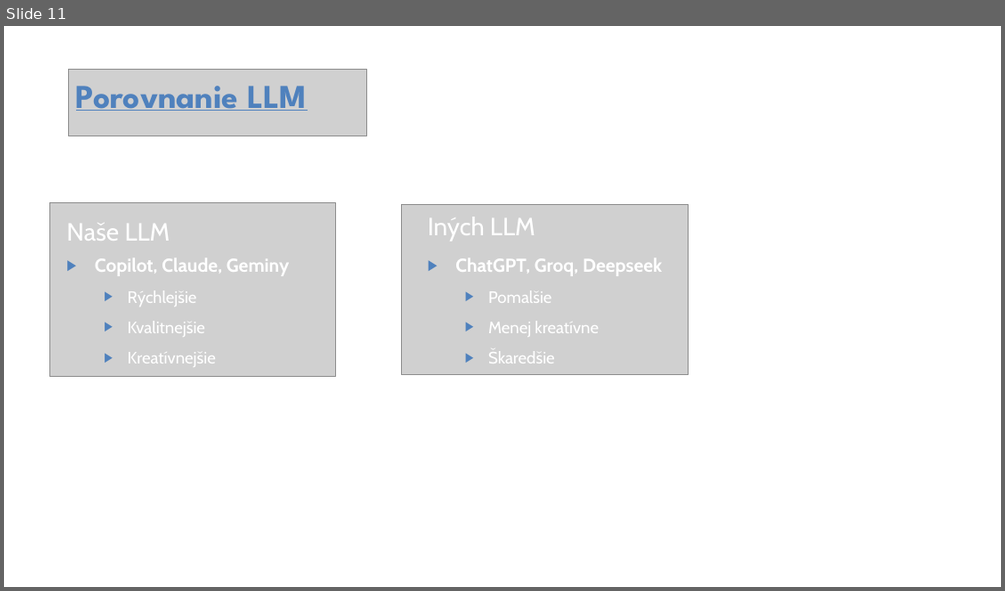
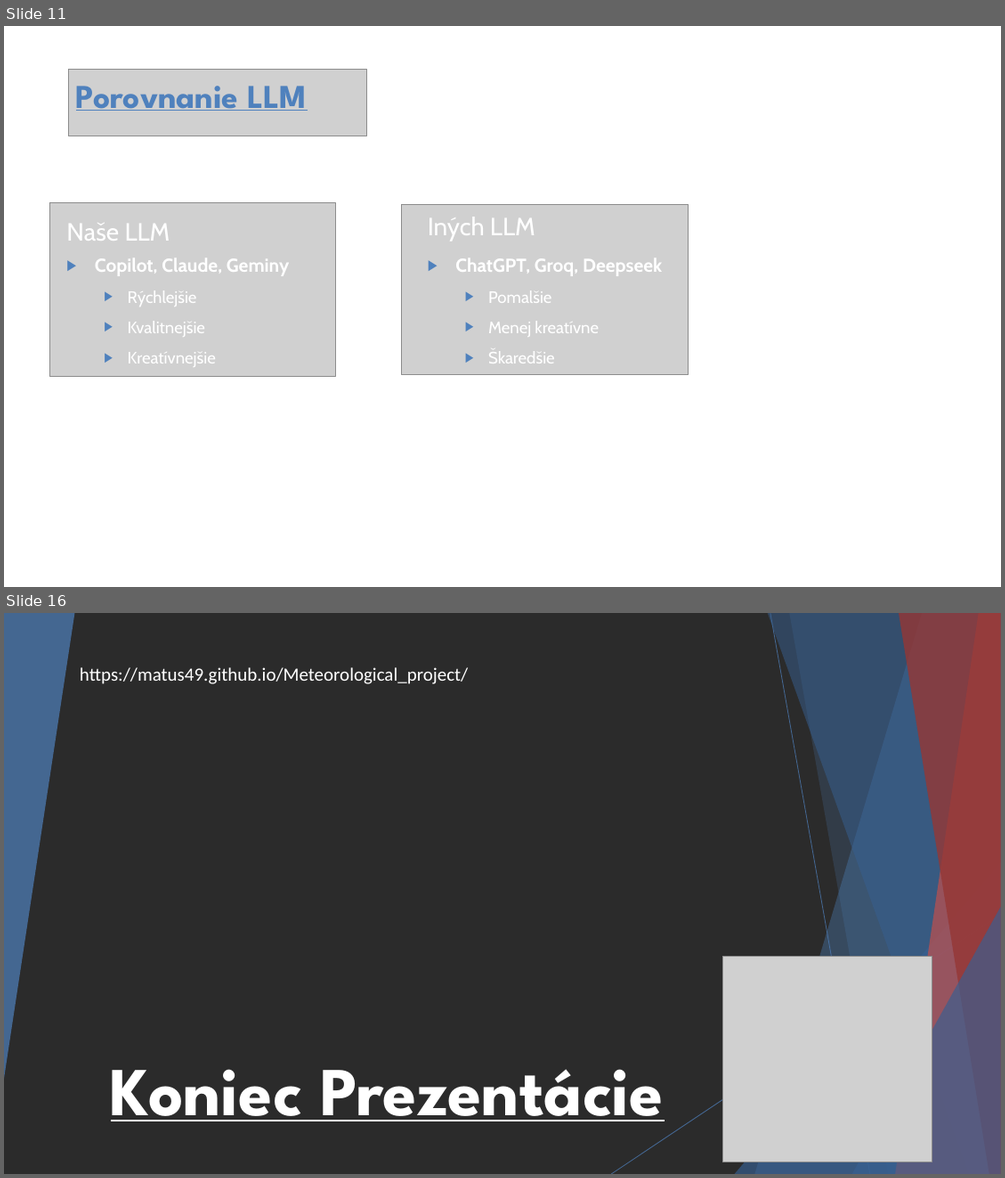
Before and after one commit to Matus49/Meteorological_project, a slide deck: OmniSense.odp. Shown one above the other, each under a label of ours: slide 11 before the commit, slides 11 and 16 after it; the slides between them are not shown. The pictures are 1005x591 and 1005x1178 pixels, drawn with LibreOffice and Linux fonts; fonts in the diff are those of the drawing; grey boxes stand for pictures; background and template pictures are left out; a plain dark background stands for a picture behind light text. Boxes give left, top, right and bottom in pixels: in the first picture for what was removed or moved away, otherwise in the second. Text is boxed around its words. In the diff, an @@ line names an element or a change of style, - is before the commit and + after.

```diff
--- a/OmniSense.odp
+++ b/OmniSense.odp
@@ slide 16 added at box(4, 613, 1001, 1174), background picture (left out); not listed: 9 template elements that a slide beside it also shows @@
@@ freeform shape added at box(4, 613, 74, 1078), fill #4F81BD at 70% opacity @@
@@ free added at box(72, 658, 476, 689), 18 pt, text #FFFFFF @@
+https://matus49.github.io/Meteorological_project/
@@ picture added at box(722, 957, 932, 1162) @@
@@ title added at box(111, 1069, 663, 1121), 66 pt, text #FFFFFF, bold, underline @@
+Koniec Prezentácie
```
Also in this commit, not shown: 1 slide changed, 3 other slides added, 1 slide removed.
